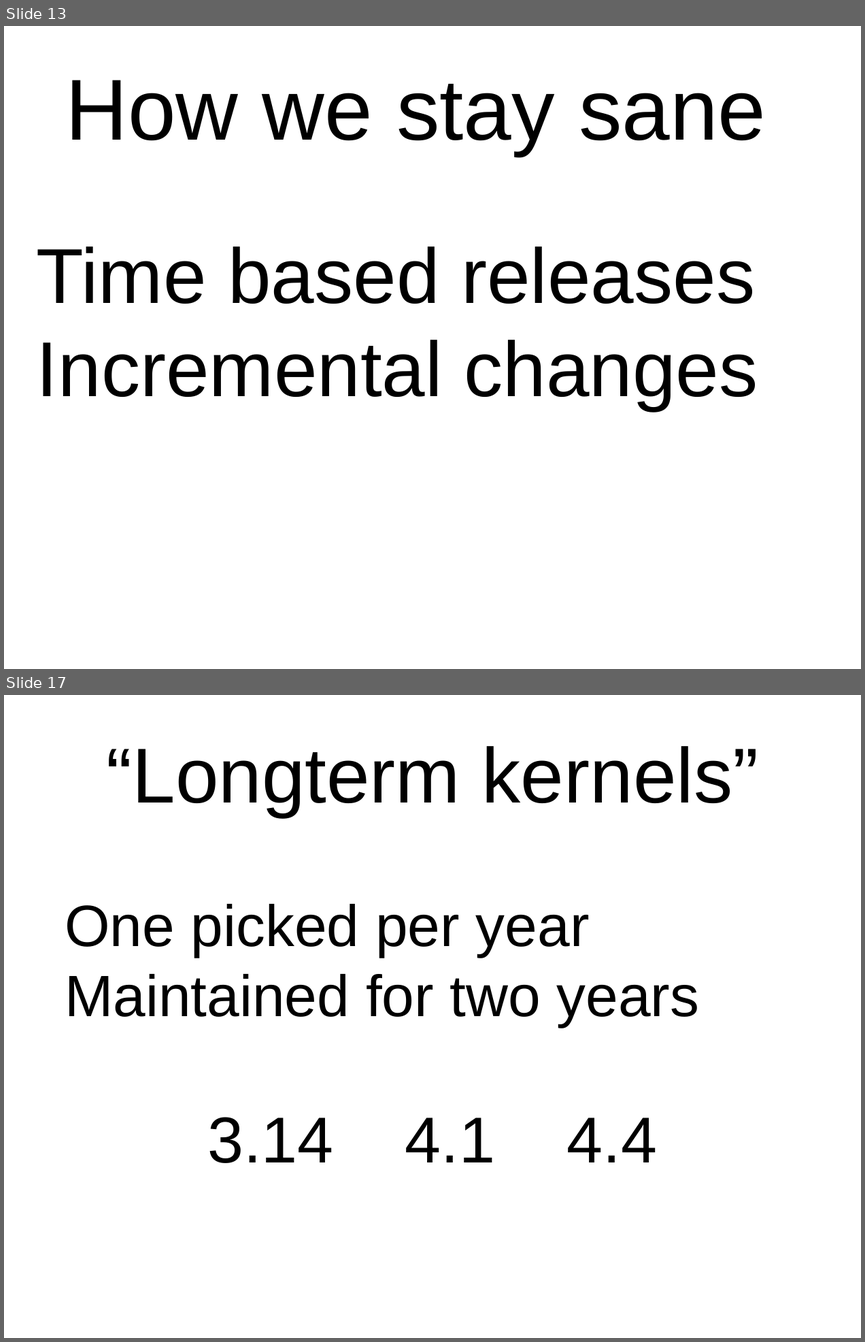
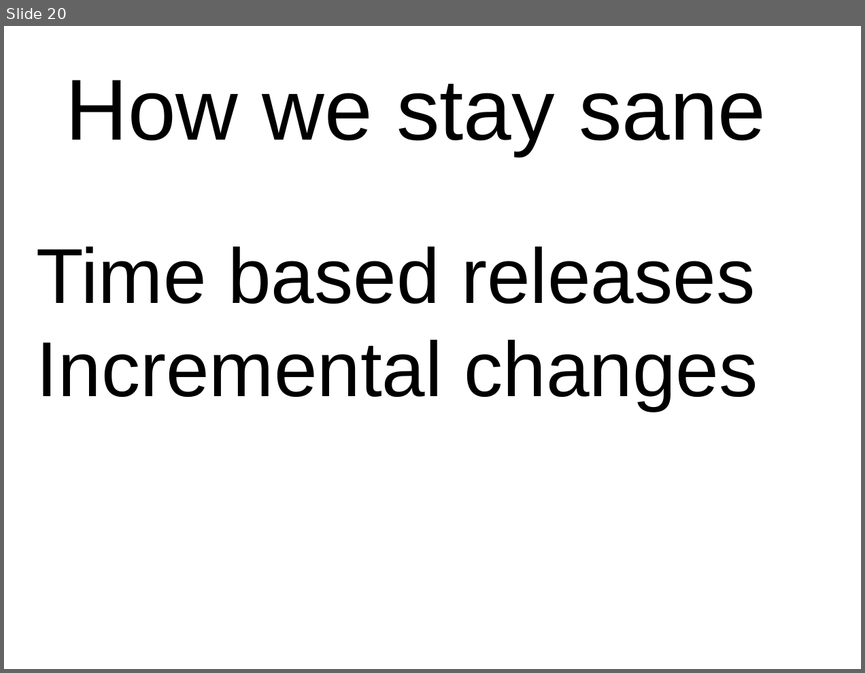
Before and after one commit to gregkh/presentation-stone-tools, a slide deck: stone-tools.odp. Shown one above the other, each under a label of ours: slides 13 and 17 before the commit, slide 20 after it; the slides between them are not shown. The pictures are 865x1342 and 865x673 pixels, drawn with LibreOffice and Linux fonts; fonts in the diff are those of the drawing. Boxes give left, top, right and bottom in pixels: in the first picture for what was removed or moved away, otherwise in the second. Text is boxed around its words. In the diff, an @@ line names an element or a change of style, - is before the commit and + after.

```diff
--- a/stone-tools.odp
+++ b/stone-tools.odp
@@ slide 17 removed at (4,695,861,1338), background #FFFFFF @@
@@ text removed at (65,746,758,1163) @@
-“Longterm kernels”
-One picked per year
-Maintained for two years
-3.14 4.1 4.4
@@ what was slide 13 is now slide 20 @@
```
Also in this commit, not shown: 7 slides added, 13 other slides removed, 4 other files.
